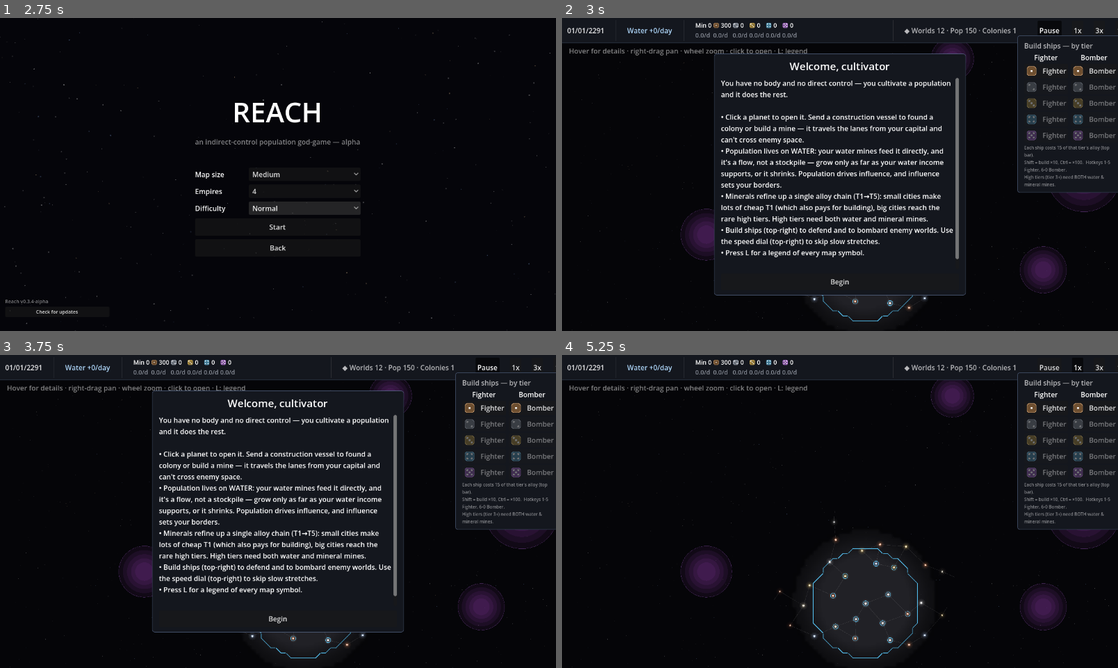
Above: before the commit, frames 1-4 (two rows, left to right).
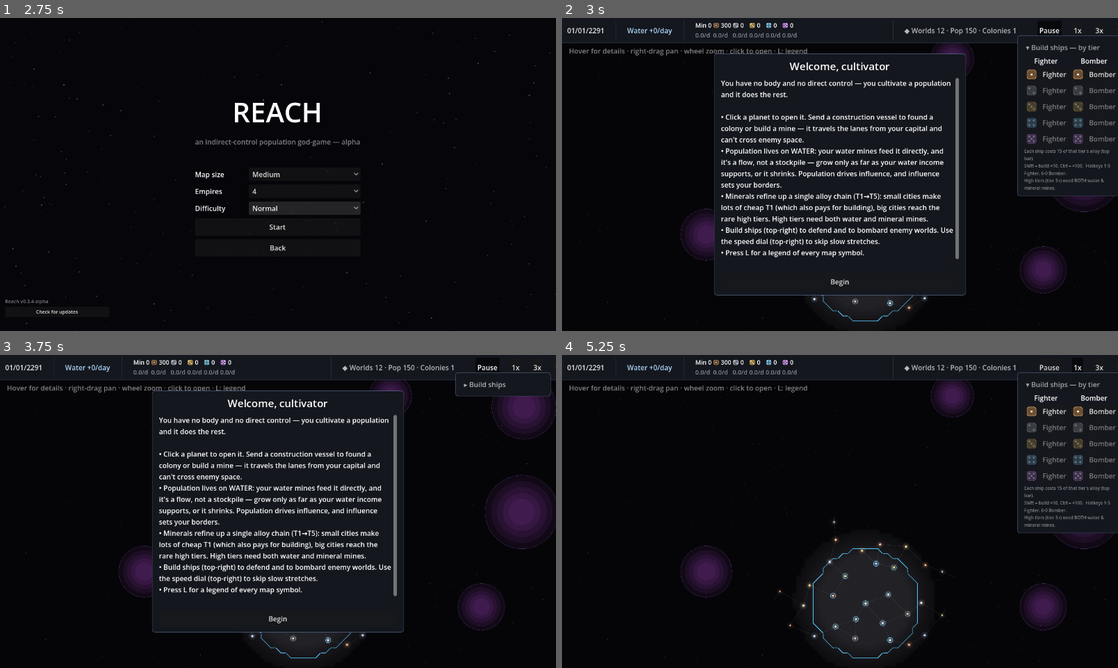
Above: after the commit, the same moments.

Repository: evyatarmitz/reach
Game: Godot game, scene res://menu/menu.tscn
Same seed, same stepped clock (60 frames per second), same inputs: the game is played once before the commit and once after it.
Inputs (mouse positions are in pixels of both pictures, inside the frame that each line leads up to):
- Up to frame 1 (2.75 s): click "New Game" at 0.5 s; click "Normal" at 1.25 s; click "Normal" at 2 s
- Up to frame 2 (3 s): click "Start" at 2.75 s
- Up to frame 3 (3.75 s): click (511, 383) at 3.5 s, where only the run after the commit has a clickable "▾ Build ships — by tier"
- Up to frame 4 (5.25 s): click (1062, 383) at 4.25 s, where only the run after the commit has a clickable "▸ Build ships"; click "Begin" at 5 s

Frame 1 is identical in both runs. In frame 2, 2.3% of the frame differs, in the area x 81-100%, y 8-57%; in frame 3, 2.8%, in the area x 81-100%, y 5-56%; in frame 4, 2.3%.

Commit message:
Make the shipyard panel collapsible so it stops squeezing the selection panel (O7)
The top-right "Build ships" shipyard was docked open at all times and permanently
squeezed the right-edge selection panel into a short lane, pushing content below the
fold — a fleet's battle-readout tail ("held in the fight…") and a colony's system-
structure buttons (supply depot / observation post / transport hub) needed a scroll to
reach. The shipyard is a global action, unrelated to the current selection, so it
shouldn't compete with it for space.

Its header is now a button (▾ expanded / ▸ collapsed) that hides the tier grid + cost
note. Collapsing shrinks the shipyard, whose resized signal re-docks the selection panel
up under the collapsed header — reusing the existing runtime-dock, so no hard-coded
heights. Verified with a new harness pose (autoshot_colony_collapsed.png): collapsed, the
Orron city panel reclaims the whole column and shows every action button without
scrolling. Logged in REVIEW_LOG.md cycle 7.

Diff:
--- a/desktop/game/main.gd
+++ b/desktop/game/main.gd
@@ -119,6 +119,9 @@
 var speed_buttons: Array[Button] = []
 var panel: PanelContainer
 var ship_panel: PanelContainer   # top-right shipyard; the selection panel docks below it
+var ship_body: VBoxContainer     # the collapsible part (tier grid + cost note)
+var ship_head_btn: Button        # header toggles the shipyard collapsed/expanded
+var ship_collapsed := false      # collapsed → selection panel reclaims the right column
 var panel_title: Label
 var panel_body: Label
 var colonize_btn: Button
@@ -1996,15 +1999,26 @@
 	var box := VBoxContainer.new()
 	box.add_theme_constant_override("separation", 4)
 	sp.add_child(box)
-	var head := Label.new()
-	head.text = "Build ships — by tier"
-	head.modulate = Color(1, 1, 1, 0.7)
-	box.add_child(head)
+	# Clickable header: collapses the shipyard so a content-heavy selection panel gets the
+	# whole right column (the shipyard is a global action, unrelated to the current
+	# selection, so it shouldn't permanently squeeze it). The caret shows the state.
+	ship_head_btn = Button.new()
+	ship_head_btn.flat = true
+	ship_head_btn.alignment = HORIZONTAL_ALIGNMENT_LEFT
+	ship_head_btn.modulate = Color(1, 1, 1, 0.7)
+	ship_head_btn.pressed.connect(_toggle_shipyard)
+	box.add_child(ship_head_btn)
+	# Everything below the header lives in ship_body, hidden when collapsed. Hiding it
+	# shrinks the panel, whose resized signal re-docks the selection panel up (no hard-coded
+	# heights) — the same runtime-dock that already keeps the two from overlapping.
+	ship_body = VBoxContainer.new()
+	ship_body.add_theme_constant_override("separation", 4)
+	box.add_child(ship_body)
 	var grid := GridContainer.new()
 	grid.columns = 2
 	grid.add_theme_constant_override("h_separation", 6)
 	grid.add_theme_constant_override("v_separation", 3)
-	box.add_child(grid)
+	ship_body.add_child(grid)
 	for s in ["Fighter", "Bomber"]:
 		var h := Label.new()
 		h.text = s
@@ -2036,7 +2050,21 @@
 	note.add_theme_font_size_override("font_size", 10)
 	note.modulate = Color(1, 1, 1, 0.5)
 	note.autowrap_mode = TextServer.AUTOWRAP_WORD_SMART
-	box.add_child(note)
+	ship_body.add_child(note)
+	_apply_shipyard_collapse()   # set the header caret + body visibility
+
+
+func _toggle_shipyard() -> void:
+	ship_collapsed = not ship_collapsed
+	_apply_shipyard_collapse()
+
+
+func _apply_shipyard_collapse() -> void:
+	if ship_body == null or ship_head_btn == null:
+		return
+	ship_body.visible = not ship_collapsed
+	# ▸ collapsed / ▾ expanded — the caret advertises that the header is clickable.
+	ship_head_btn.text = ("▸ Build ships" if ship_collapsed else "▾ Build ships — by tier")
 
 
 # Keep the right-edge selection panel docked just below the shipyard's real bottom, so the
@@ -2555,6 +2583,19 @@
 	await RenderingServer.frame_post_draw
 	await RenderingServer.frame_post_draw
 	get_viewport().get_texture().get_image().save_png("user://autoshot_colony.png")
+	# Same city, shipyard COLLAPSED: the selection panel should reclaim the whole right
+	# column and show every action button without scrolling (the O7 fix). Hiding ship_body
+	# fires the shipyard's resized signal, which re-docks the selection panel up under the
+	# collapsed header.
+	ship_collapsed = true
+	_apply_shipyard_collapse()
+	_refresh_ui()
+	queue_redraw()
+	await RenderingServer.frame_post_draw
+	await RenderingServer.frame_post_draw
+	get_viewport().get_texture().get_image().save_png("user://autoshot_colony_collapsed.png")
+	ship_collapsed = false   # restore the expanded shipyard for the remaining poses
+	_apply_shipyard_collapse()
 	# Fifth shot: a LIVE FLEET BATTLE. Stage an enemy fleet in the player's home system so
 	# _resolve_combat pins both sides and flags combat_at/combat_kind, then show the galaxy
 	# with the player's fleet selected — the fleet panel renders the full who-vs-who battle
Not shown, changed: artifacts/notes/IDEAS.md
Not shown, changed: artifacts/notes/REVIEW_LOG.md
